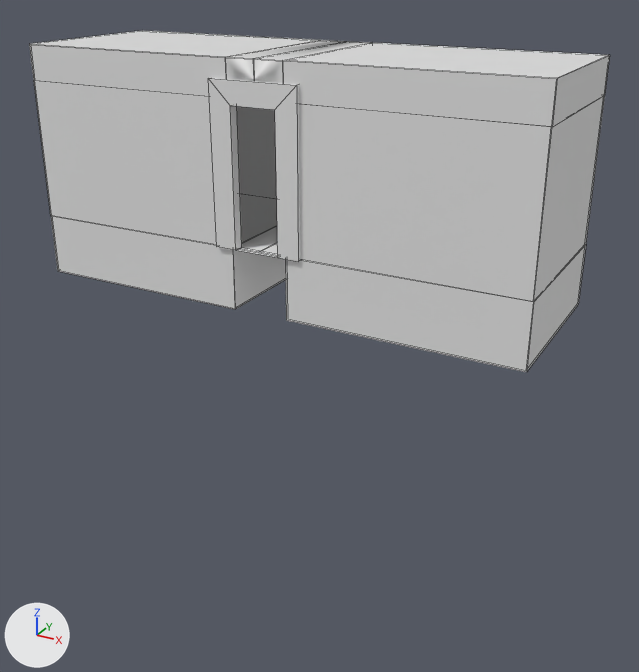
Renders of the FBX model Assets/Prefabs/Blockout.fbx from each side of a commit.
The view is the same before and after, from a camera (50 mm lens) standing at (4.94, -8.63, 3.0) and looking at (0.21, -0.03, -1.3). Arrows for +X, +Y and +Z are at lower left; the lights stay in place. Mesh edges are drawn as thin lines. Where no turn or scale is listed for an object, it has been applied to the vertices.

Script lines for the objects in view, before the commit:
```python
me_cube = bpy.data.meshes.new('Cube')
me_cube.from_pydata(...)  # 92 vertices, 90 faces; spans x -3.0..3.0, y -1.04..1.05, z 0.0..2.0
me_cube.materials.append(mat_material)  # white #e7e7e7
me_cube_006 = bpy.data.meshes.new('Cube.006')
me_cube_006.from_pydata(...)  # 32 vertices, 20 faces; spans x -3.0..3.0, y -1.0..1.0, z -0.72..0.01
me_cube_006.materials.append(mat_material)  # white #e7e7e7
ob_cube = bpy.data.objects.new('Cube', me_cube)
ob_cube.location = (0.0, 0.0, 0.0)
ob_cube_003 = bpy.data.objects.new('Cube.003', me_cube_006)
ob_cube_003.location = (0.0, 0.0, 0.0)
```
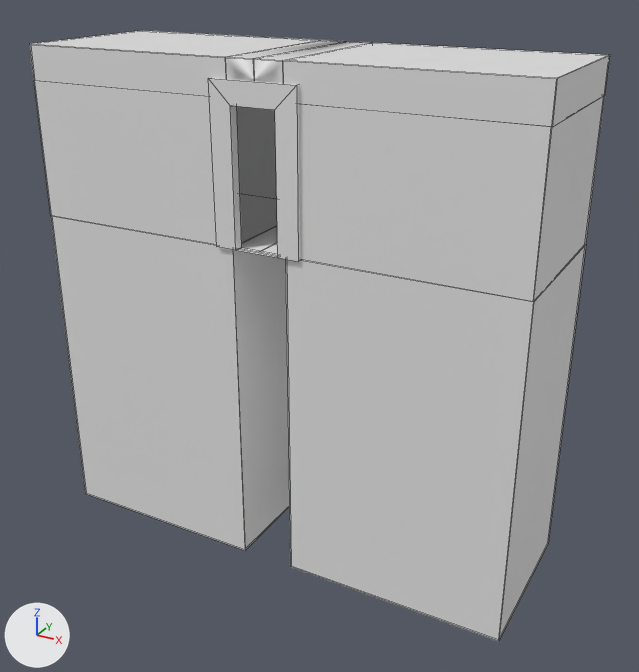
Location of each change, [x1, y1, x2, y2] in pixels of the pictures (639 x 672 px):
'Cube.003', reshaped (150% taller): before [51, 194, 586, 372]; after [51, 194, 586, 641]

Edits to the bpy script that builds the scene:
```text
Change me_cube_006:
    where me_cube_006.from_pydata(...)  # 32 vertices, 20 faces; spans x -3.0..3.0, y -1.0..1.0, z -0.72..0.01
    used by ob_cube_003; location = (0.0, 0.0, 0.0)
    me_cube_006 part 1: all 16 vertices in x -3.0..3.0, y -1.0..1.0, z -0.72..-0.71 are moved by (0.0, 0.0, -3.3)
```
